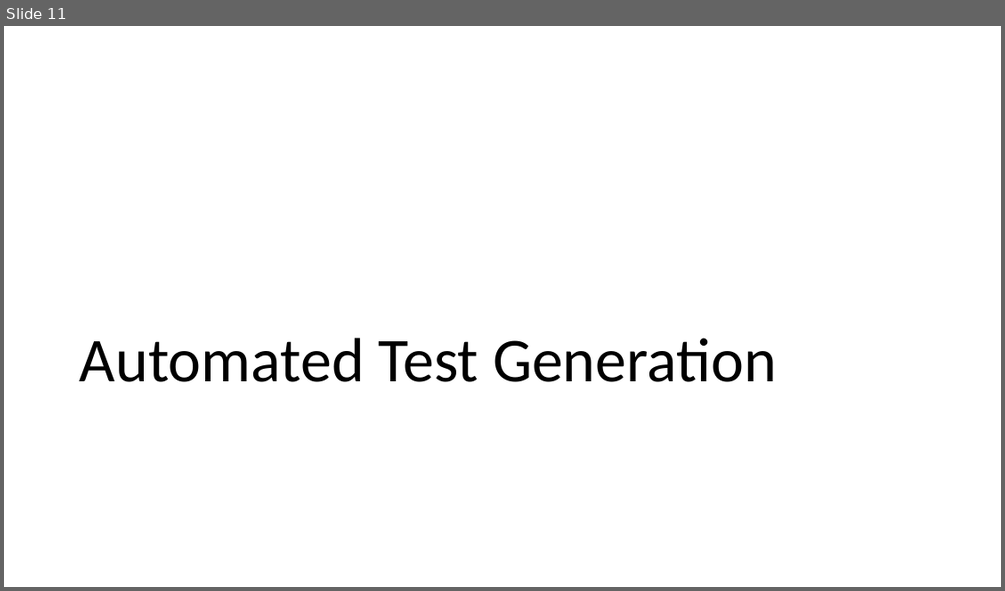
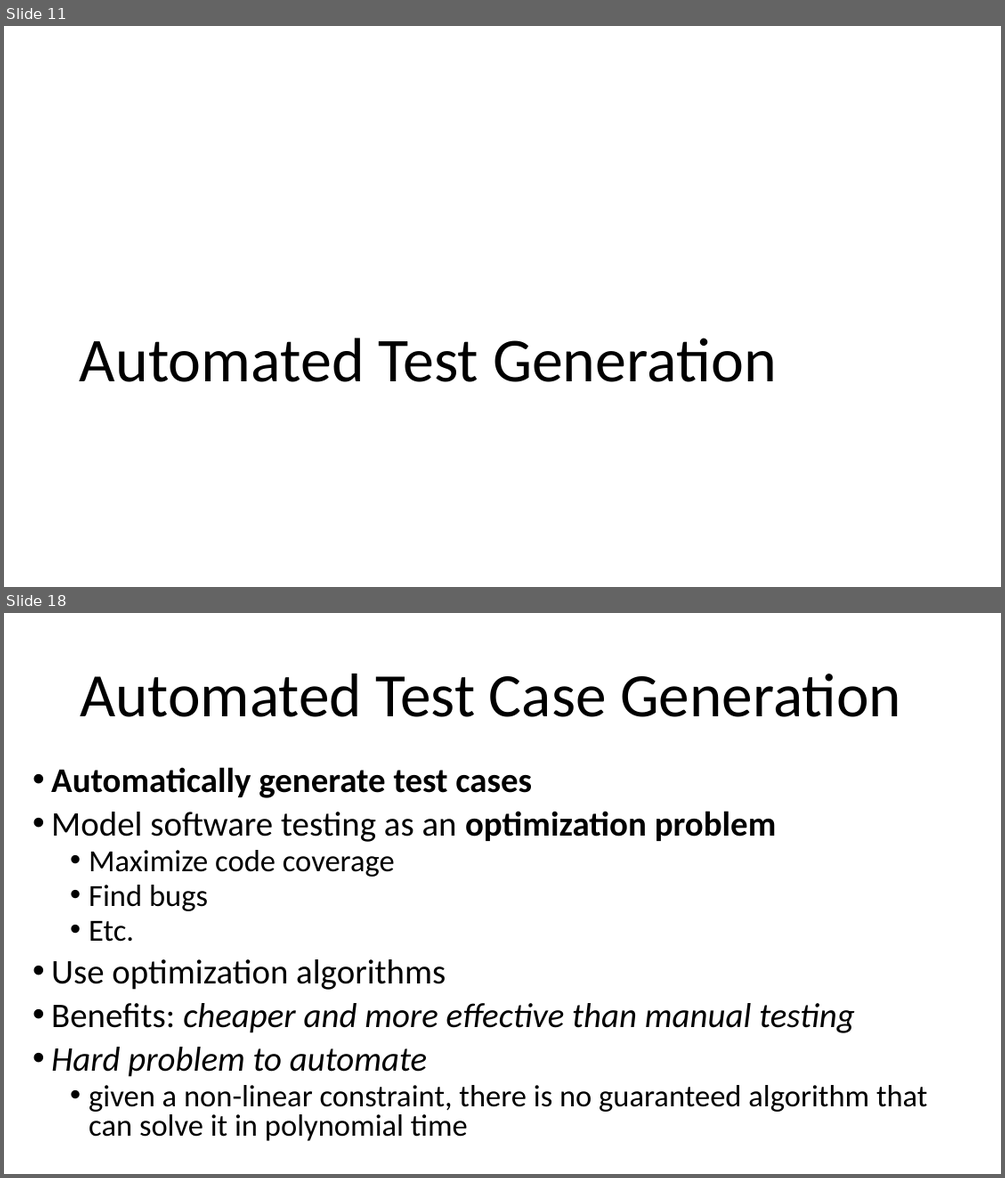
Before and after one commit to arcuri82/testing_security_development_enterprise_systems, a slide deck: doc/advanced/slides/lesson_06.pptx. Shown one above the other, each under a label of ours: slide 11 before the commit, slides 11 and 18 after it; the slides between them are not shown. The pictures are 1005x591 and 1005x1178 pixels, drawn with LibreOffice and Linux fonts; fonts in the diff are those of the drawing. Boxes give left, top, right and bottom in pixels: in the first picture for what was removed or moved away, otherwise in the second. Text is boxed around its words. In the diff, an @@ line names an element or a change of style, - is before the commit and + after.

```diff
--- a/doc/advanced/slides/lesson_06.pptx
+++ b/doc/advanced/slides/lesson_06.pptx
@@ slide 18 added at box(4, 613, 1001, 1174), background #FFFFFF @@
@@ title added at box(80, 674, 901, 717), 59.4 pt, text #000000 @@
+Automated Test Case Generation
@@ text added at box(51, 767, 927, 1141), 33.3 pt, text #000000 @@
+• Automatically generate test cases
+• Model software testing as an optimization problem
+  • Maximize code coverage
+  • Find bugs
+  • Etc.
+• Use optimization algorithms
+• Benefits: cheaper and more effective than manual testing
+• Hard problem to automate
+  • given a non-linear constraint, there is no guaranteed algorithm that can solve it in polynomial time
```
Also in this commit, not shown: 1 slide changed, 23 other slides added, 1 slide removed, 7 other files.
